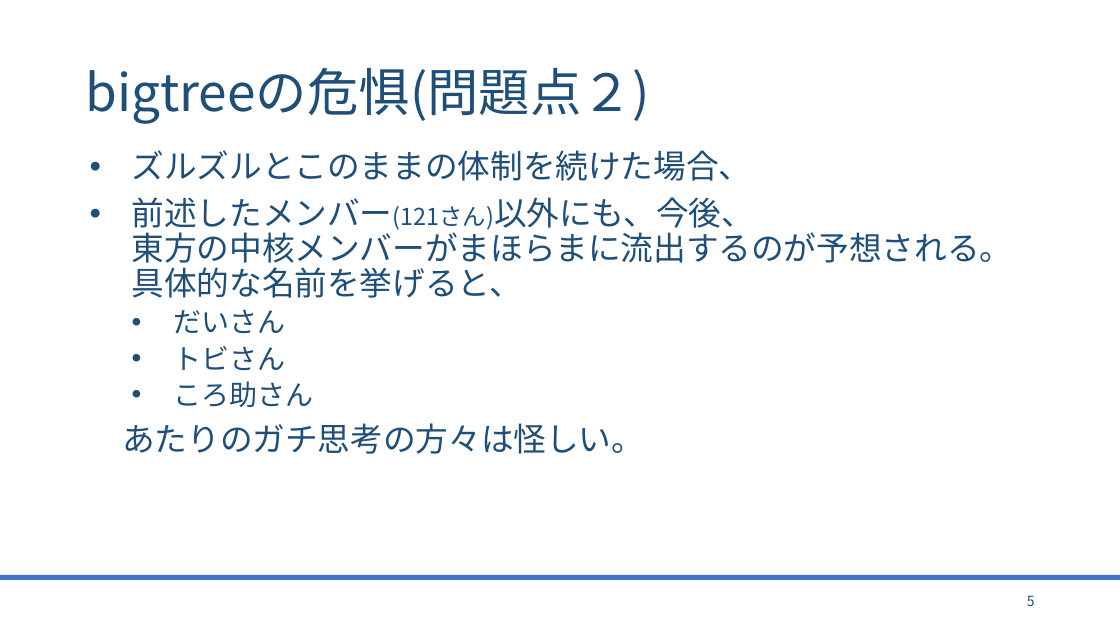
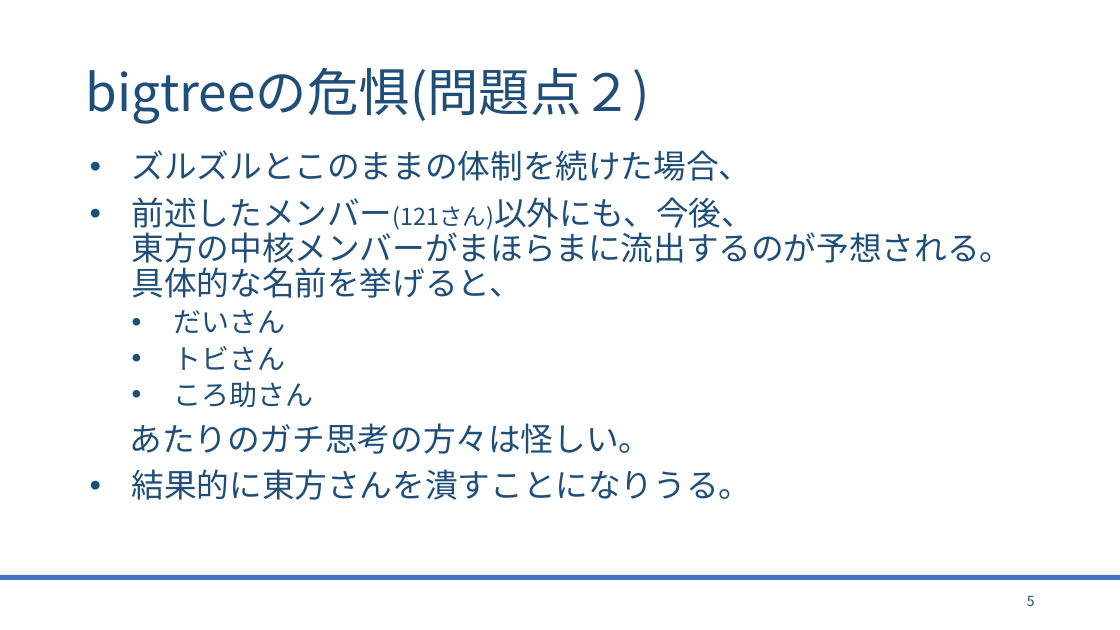
Before and after one commit to bigtreeCoC/documents, a slide deck: slide 5 of 東方とまほらまの今後について.pptx. Drawn at 1120x630 pixels with LibreOffice and Linux fonts; fonts in the diff are those of the drawing. Boxes give left, top, right and bottom in pixels: in the first picture for what was removed or moved away, otherwise in the second. Text is boxed around its words. In the diff, an @@ line names an element or a change of style, - is before the commit and + after.

Commit message:
東方とまほらま(4版) TOMARIGIについて

```diff
--- a/東方とまほらまの今後について.pptx
+++ b/東方とまほらまの今後について.pptx
@@ text at box(132, 469, 752, 500): paragraph added @@
+• 結果的に東方さんを潰すことになりうる。
```
Also in this commit, not shown: 10 other slides changed, 9 slides added, 3 other files.
